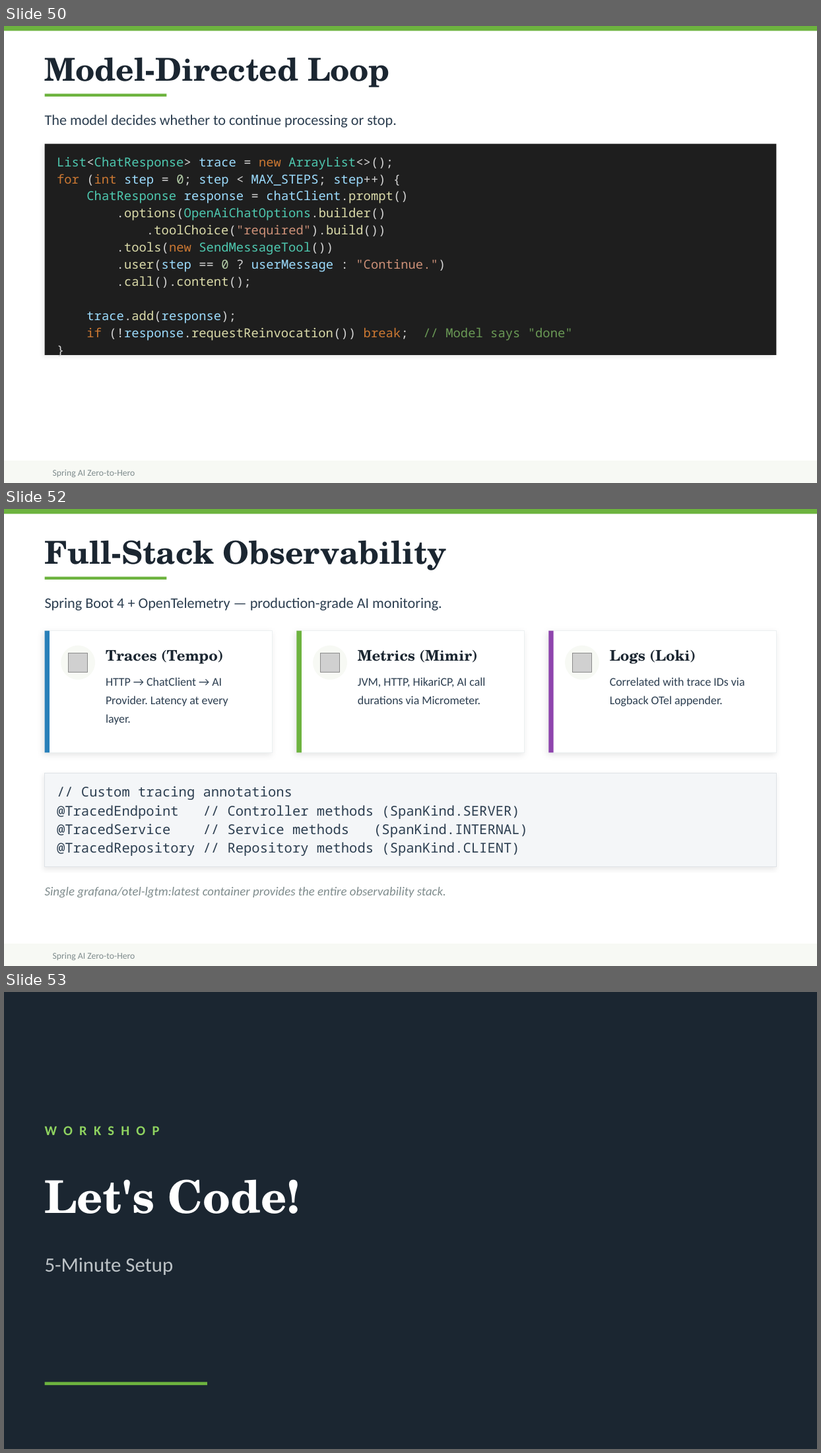
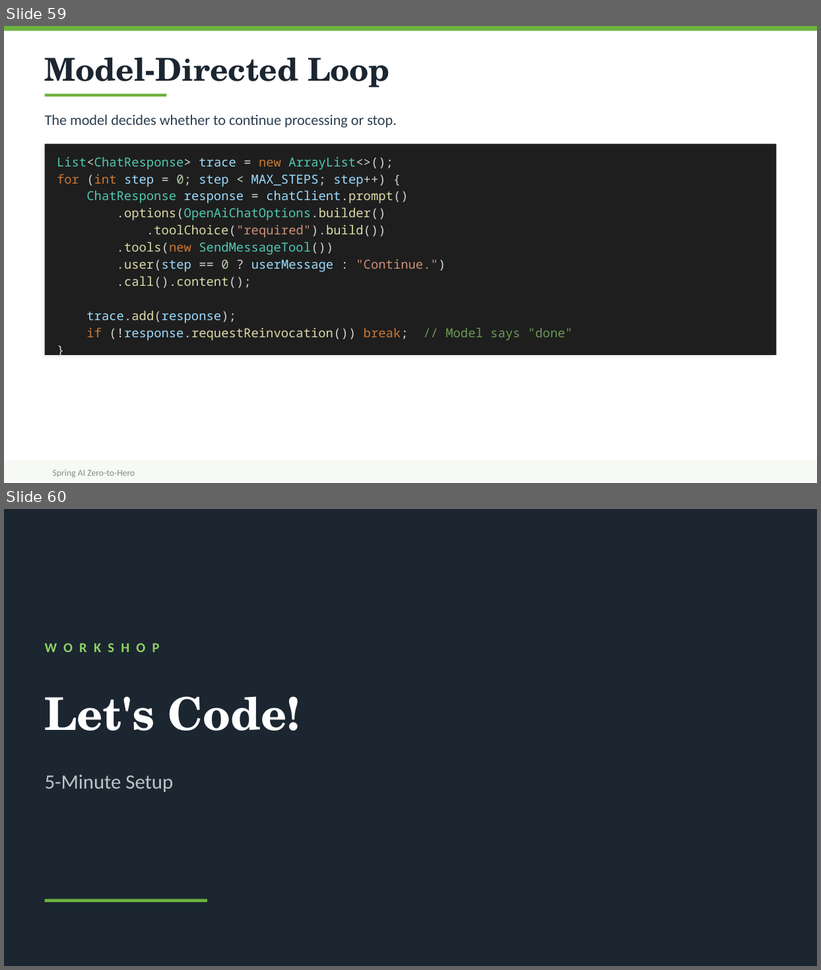
Before and after one commit to dcaron/spring-ai-zero-to-hero2, a slide deck: ai-content/spring-ai-workshop.pptx. Shown one above the other, each under a label of ours: slides 50, 52 and 53 before the commit, slides 59 and 60 after it; the slides between them are not shown. The pictures are 821x1453 and 821x970 pixels, drawn with LibreOffice and Linux fonts; fonts in the diff are those of the drawing; grey boxes stand for pictures. Boxes give left, top, right and bottom in pixels: in the first picture for what was removed or moved away, otherwise in the second. Text is boxed around its words. In the diff, an @@ line names an element or a change of style, - is before the commit and + after.

```diff
--- a/ai-content/spring-ai-workshop.pptx
+++ b/ai-content/spring-ai-workshop.pptx
@@ slide 52 removed at (x1=4, y1=509, x2=817, y2=966), background #FFFFFF; not listed: 3 template elements that a slide beside it also shows @@
@@ text removed at (x1=45, y1=540, x2=447, y2=570) @@
-Full-Stack Observability
@@ line removed from (45, 578) to (166, 578) @@
@@ text removed at (x1=45, y1=597, x2=442, y2=611) @@
-Spring Boot 4 + OpenTelemetry — production-grade AI monitoring.
@@ rectangle removed at (x1=45, y1=631, x2=273, y2=753) @@
@@ rectangle removed at (x1=45, y1=631, x2=50, y2=753) @@
@@ ellipse removed at (x1=61, y1=646, x2=95, y2=680) @@
@@ rectangle removed at (x1=297, y1=631, x2=524, y2=753) @@
@@ rectangle removed at (x1=297, y1=631, x2=302, y2=753) @@
@@ ellipse removed at (x1=313, y1=646, x2=347, y2=680) @@
@@ rectangle removed at (x1=548, y1=631, x2=776, y2=753) @@
@@ rectangle removed at (x1=548, y1=631, x2=554, y2=753) @@
@@ ellipse removed at (x1=565, y1=646, x2=599, y2=680) @@
@@ picture removed at (x1=68, y1=653, x2=88, y2=673) @@
@@ text removed at (x1=106, y1=650, x2=223, y2=664) @@
-Traces (Tempo)
@@ picture removed at (x1=320, y1=653, x2=340, y2=673) @@
@@ text removed at (x1=358, y1=650, x2=477, y2=663) @@
-Metrics (Mimir)
@@ picture removed at (x1=572, y1=653, x2=592, y2=673) @@
@@ text removed at (x1=610, y1=650, x2=696, y2=664) @@
-Logs (Loki)
@@ text removed at (x1=106, y1=677, x2=228, y2=725) @@
-HTTP → ChatClient → AI Provider. Latency at every layer.
@@ text removed at (x1=358, y1=677, x2=485, y2=704) @@
-JVM, HTTP, HikariCP, AI call durations via Micrometer.
@@ text removed at (x1=610, y1=677, x2=745, y2=706) @@
-Correlated with trace IDs via Logback OTel appender.
@@ rectangle removed at (x1=45, y1=773, x2=776, y2=867) @@
@@ text removed at (x1=57, y1=786, x2=528, y2=856) @@
-// Custom tracing annotations
-@TracedEndpoint // Controller methods (SpanKind.SERVER)
-@TracedService // Service methods (SpanKind.INTERNAL)
-@TracedRepository // Repository methods (SpanKind.CLIENT)
@@ text removed at (x1=45, y1=887, x2=446, y2=898) @@
-Single grafana/otel-lgtm:latest container provides the entire observability stack.
@@ what was slide 50 is now slide 59 @@
@@ what was slide 53 is now slide 60 @@
```
Also in this commit, not shown: 8 slides changed, 10 slides added, 2 other slides removed, 13 other files.
